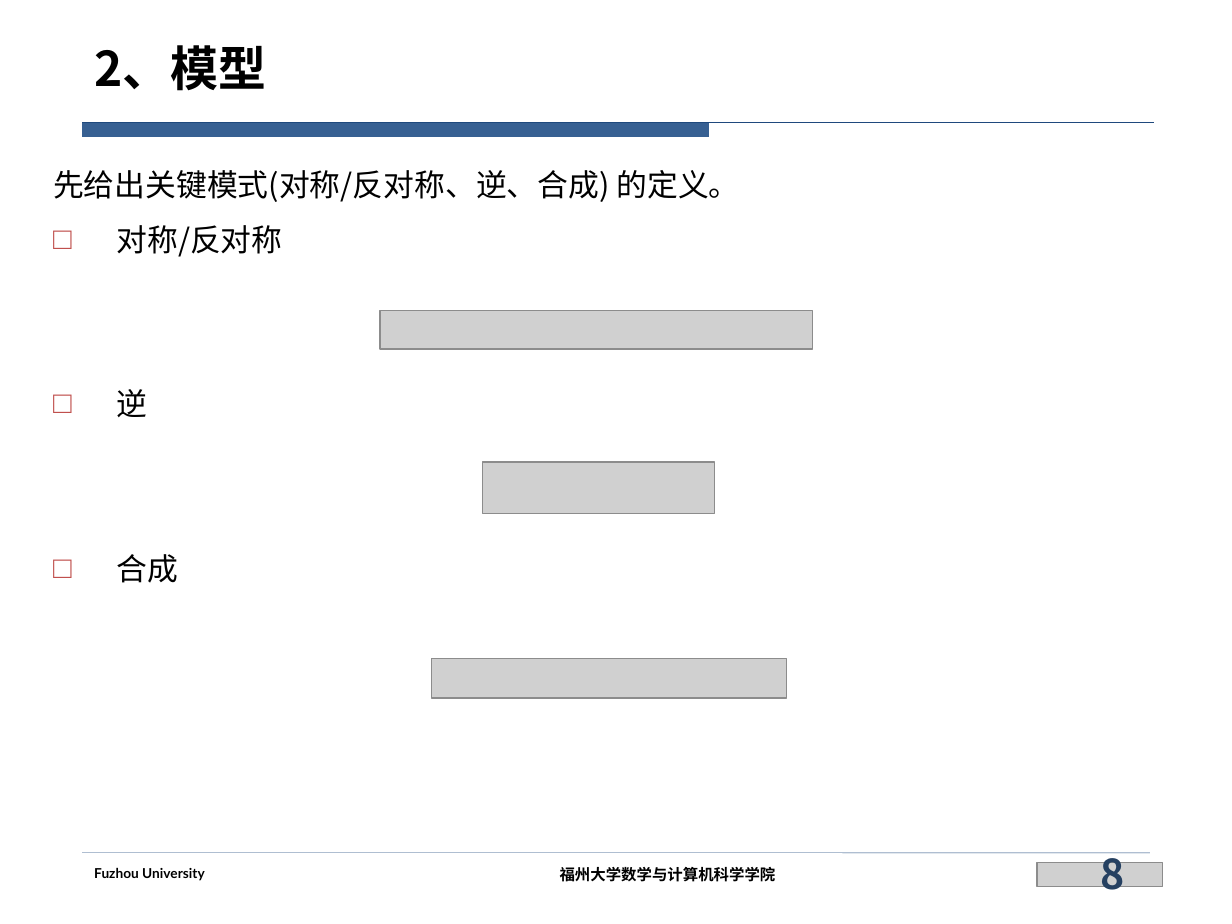
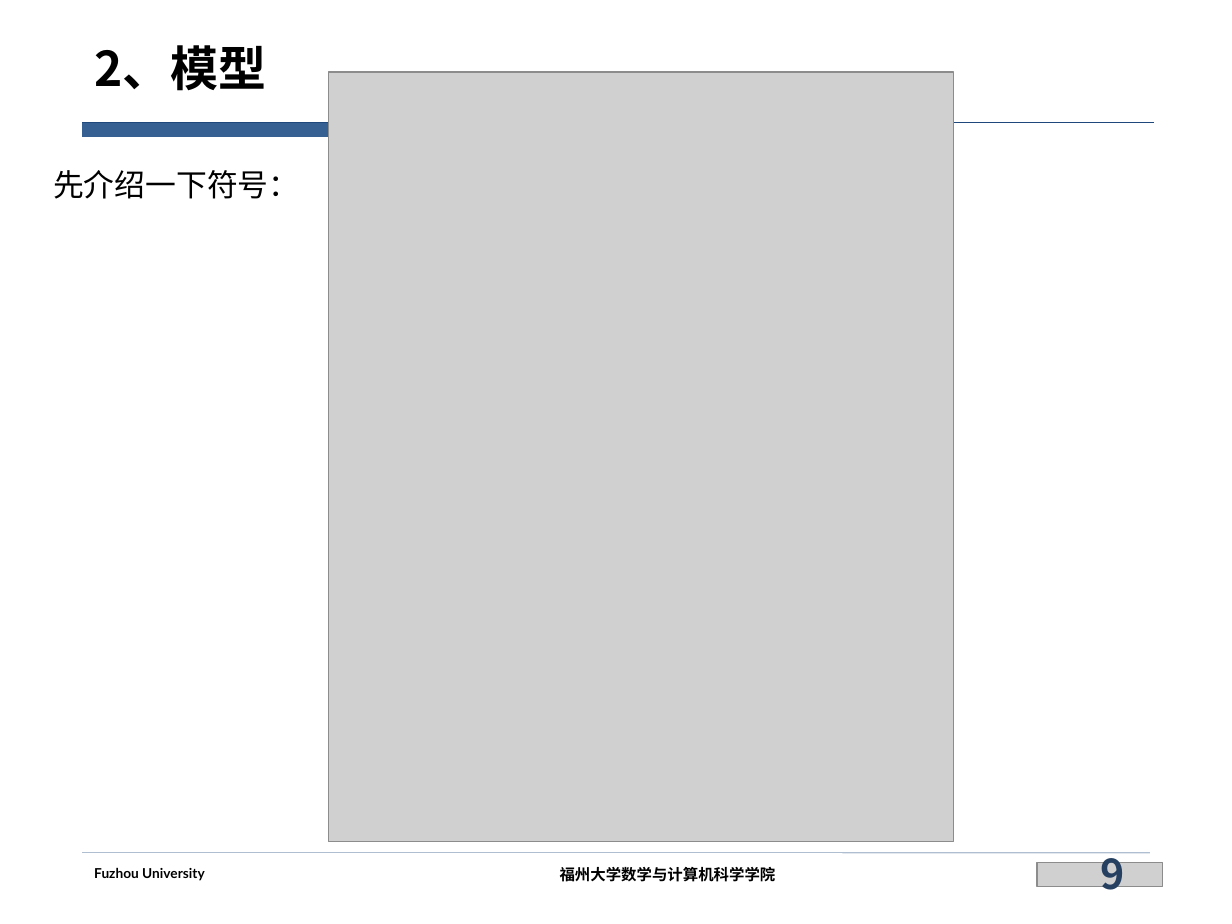
Before and after one commit to siberia0015/Paper-Report, a slide deck: slide 9 of 实验室/DualTKB（未完成）/DualTKB.pptx (slide 8 before the commit). Drawn at 1232x924 pixels with LibreOffice and Linux fonts; fonts in the diff are those of the drawing; grey boxes stand for pictures; background and template pictures are left out. Boxes give left, top, right and bottom in pixels: in the first picture for what was removed or moved away, otherwise in the second. Text is boxed around its words. In the diff, an @@ line names an element or a change of style, - is before the commit and + after.

```diff
--- a/实验室/DualTKB（未完成）/DualTKB.pptx
+++ b/实验室/DualTKB（未完成）/DualTKB.pptx
@@ picture added at box(329, 71, 954, 841) @@
@@ text at box(53, 170, 299, 199): text changed @@
-先给出关键模式(对称/反对称、逆、合成) 的定义。
-□ 对称/反对称
-□ 逆
-□ 合成
+先介绍一下符号：
@@ picture removed at box(379, 310, 812, 349) @@
@@ picture removed at box(483, 462, 716, 514) @@
@@ picture removed at box(431, 658, 787, 697) @@
@@ page number at box(1100, 846, 1124, 899): text changed @@
-8
+9
```
Also in this commit, not shown: 17 other slides changed, 8 slides added, 9 slides removed.
